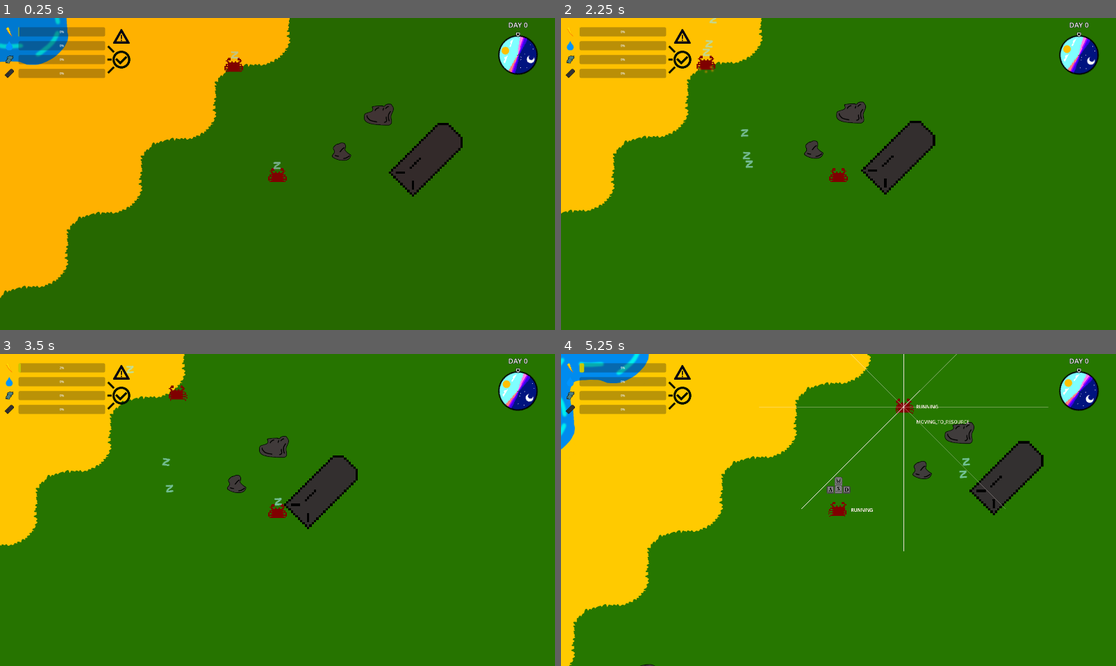
Above: before the commit, frames 1-4 (two rows, left to right).
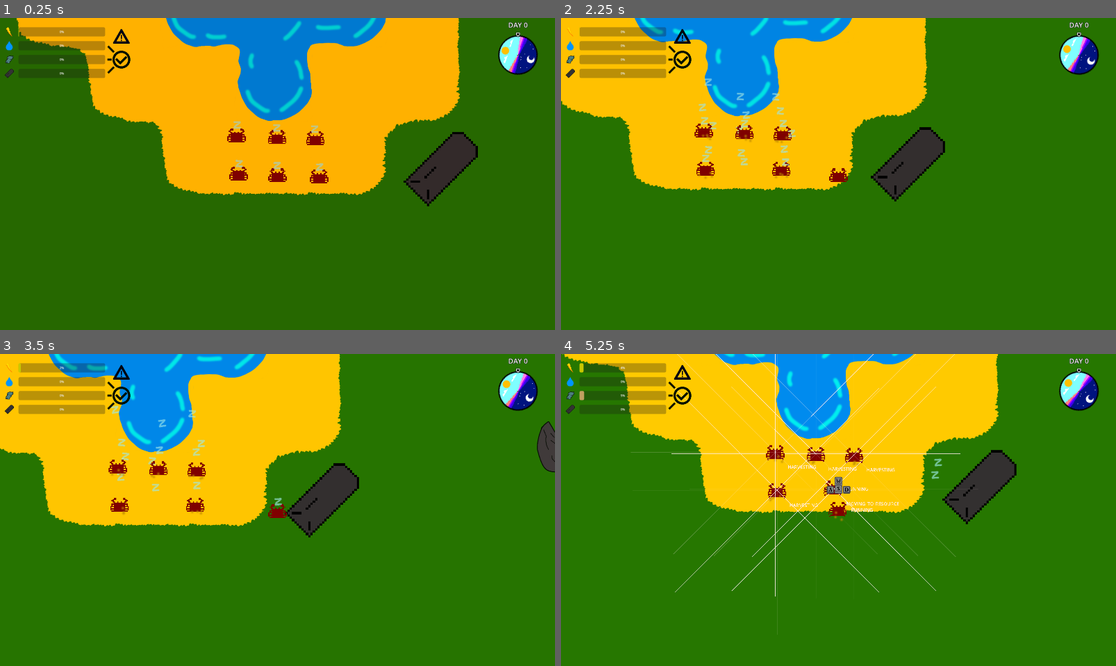
Above: after the commit, the same moments.

Repository: nporposoft/crabs-on-the-island
Game: Godot game, scene res://map/island_v1/island_v1.tscn
Same seed, same stepped clock (60 frames per second), same inputs: the game is played once before the commit and once after it.
Inputs:
- Up to frame 1 (0.25 s): no input
- Up to frame 2 (2.25 s): hold D (move_right) 0.53-1.28 s; hold F (harvest) 0.53-1.28 s; tap Q (reproduce) at 0.8, 1.35 s; hold S (move_down) 1.28-2.03 s; tap F (harvest) at 1.55 s; hold D (move_right) from 2.03 s (still down); hold Q (reproduce) from 2.03 s (still down); tap Shift (dash) at 2.1 s
- Up to frame 3 (3.5 s): release D (move_right) at 2.78 s; release Q (reproduce) at 2.78 s; hold W (move_up) from 2.78 s (still down); tap F (harvest) at 2.85 s
- Up to frame 4 (5.25 s): release W (move_up) at 3.53 s; hold E (pickup) 3.53-4.28 s; hold A (move_left) 3.53-5.03 s; tap Q (reproduce) at 3.8, 4.35 s; tap F12 (debug) at 4.15 s; tap F (harvest) at 4.55 s; hold S (move_down) from 5.03 s (still down); hold F (harvest) from 5.03 s (still down)

The runs differ from the first frame. In frame 1, 41% of the frame differs, in the area x 0-87%, y 0-90%; in frame 2, 27%; in frame 3, 25%; in frame 4, 37%.
Error in both runs: Invalid call. Nonexistent function 'drop_held' in base 'RigidBody2D (Crab)'. (res://crabs/Player.gd:40)

Commit message:
overhaul Reproduction and HUD
+reproducing now requires holding the button to conduct build process
+stopping mid-build loses the resources committed
~refactored nearly all the HUD methods

Diff:
--- a/UI/hud.gd
+++ b/UI/hud.gd
@@ -5,8 +5,11 @@
 @onready var _crab = _player.get_child(1)
 @onready var energyBar = $energy_bar
 @onready var waterBar = $water_bar
+@onready var waterCloneBar = $water_bar/water_clone_bar
 @onready var siliconBar = $silicon_bar
+@onready var siliconCloneBar = $silicon_bar/silicon_clone_bar
 @onready var ironBar = $iron_bar
+@onready var ironCloneBar = $iron_bar/iron_clone_bar
 @onready var sundial = $sundial
 @onready var dayLabel = $day_label
 
@@ -16,57 +19,116 @@
 var water_is_ready: bool = false
 var ready_to_clone: bool = false
 
-
 func _new_day():
 	dayLabel.text = "Day " + str(WorldClock.day_count)
 
-func _cobalt_light():
-	cobalt_is_ready = true
-	$cobalt_light.set_self_modulate(Color(1.0, 1.0, 1.0))
-	$cobalt_light/cobalt_glow.set_visible(true)
-	$cobalt_light/cobalt_glow.set_self_modulate(Color(0.0, 1.0, 1.0))
-
-func _iron_light():
-	iron_is_ready = true
-	$clone_light/iron_light.set_self_modulate(Color(1.0, 1.0, 1.0))
-	if silicon_is_ready and water_is_ready:
-		_clone_light()
-
-func _silicon_light():
-	silicon_is_ready = true
-	$clone_light/silicon_light.set_self_modulate(Color(1.0, 1.0, 1.0))
-	if iron_is_ready and water_is_ready:
-		_clone_light()
-
-func _water_light():
-	water_is_ready = true
-	$clone_light/water_light.set_self_modulate(Color(1.0, 1.0, 1.0))
-	if silicon_is_ready and iron_is_ready:
-		_clone_light()
-
-func _clone_light():
-	ready_to_clone = true
-	$clone_light.set_self_modulate(Color(1.0, 1.0, 1.0))
-
-func _on_crab_battery_charge_changed():
+func _update_battery() -> void:
 	energyBar.value = 100.0 * _crab._carried_resources.battery_energy / _crab._stats.battery_capacity
 
+func _update_build_prog() -> void:
+	var prog = 100.0 * _crab.buildProgress
+	waterCloneBar.value = prog
+	siliconCloneBar.value = prog
+	ironCloneBar.value = prog
+
+func _update_cobalt() -> void:
+	if _crab._carried_resources.cobalt >= _crab.cobaltTarget: cobalt_is_ready = _set_cobalt_light(true)
+	else: cobalt_is_ready = _set_cobalt_light(false)
+
+func _update_iron() -> void:
+	ironBar.value = 100.0 * _crab._carried_resources.iron / _crab.ironTarget
+	if _crab._carried_resources.iron >= _crab.ironTarget:
+		iron_is_ready = _set_iron_light(true)
+		if silicon_is_ready and water_is_ready: ready_to_clone = _set_clone_light(true)
+		else: ready_to_clone = _set_clone_light(false)
+	else:
+		if iron_is_ready: iron_is_ready = _set_iron_light(false)
+		if ready_to_clone: ready_to_clone = _set_clone_light(false)
+
+func _update_silicon() -> void:
+	siliconBar.value = 100.0 * _crab._carried_resources.silicon / _crab.siliconTarget
+	if _crab._carried_resources.silicon >= _crab.siliconTarget:
+		silicon_is_ready = _set_silicon_light(true)
+		if iron_is_ready and water_is_ready: ready_to_clone = _set_clone_light(true)
+		else: ready_to_clone = _set_clone_light(false)
+	else:
+		if silicon_is_ready: silicon_is_ready = _set_silicon_light(false)
+		if ready_to_clone: ready_to_clone = _set_clone_light(false)
+
+func _update_water() -> void:
+	waterBar.value = 100.0 * _crab._carried_resources.water / _crab.waterTarget
+	if _crab._carried_resources.water >= _crab.waterTarget:
+		water_is_ready = _set_water_light(true)
+		if silicon_is_ready and iron_is_ready: ready_to_clone = _set_clone_light(true)
+		else: ready_to_clone = _set_clone_light(false)
+	else:
+		if water_is_ready: water_is_ready = _set_water_light(false)
+		if ready_to_clone: ready_to_clone = _set_clone_light(false)
+
+func _set_cobalt_light(activate: bool) -> bool:
+	if activate:
+		$cobalt_light.set_self_modulate(Color(1.0, 1.0, 1.0))
+		$cobalt_light/cobalt_glow.set_visible(true)
+	else:
+		$cobalt_light.set_self_modulate(Color(0.0625, 0.0625, 0.0625))
+		$cobalt_light/cobalt_glow.set_visible(false)
+	return activate
+
+func _set_iron_light(activate: bool) -> bool:
+	if activate:
+		$clone_light/iron_light.set_self_modulate(Color(1.0, 1.0, 1.0))
+	else:
+		$clone_light/iron_light.set_self_modulate(Color(0.0625, 0.0625, 0.0625))
+	return activate
+
+func _set_silicon_light(activate: bool) -> bool:
+	if activate:
+		$clone_light/silicon_light.set_self_modulate(Color(1.0, 1.0, 1.0))
+	else:
+		$clone_light/silicon_light.set_self_modulate(Color(0.0625, 0.0625, 0.0625))
+	return activate
+
+func _set_water_light(activate: bool) -> bool:
+	if activate:
+		$clone_light/water_light.set_self_modulate(Color(1.0, 1.0, 1.0))
+	else:
+		$clone_light/water_light.set_self_modulate(Color(0.0625, 0.0625, 0.0625))
+	return activate
+
+func _set_clone_light(activate: bool) -> bool:
+	if activate:
+		$clone_light.set_self_modulate(Color(1.0, 1.0, 1.0))
+	else:
+		$clone_light.set_self_modulate(Color(0.0625, 0.0625, 0.0625))
+	return activate
 
 
 # Called when the node enters the scene tree for the first time.
 func _ready():
 	dayLabel.text = "Day " + str(WorldClock.day_count)
 	WorldClock.new_day_rollover.connect(_new_day)
-	_crab.cobalt_ready.connect(_cobalt_light)
-	_crab.iron_ready.connect(_iron_light)
-	_crab.silicon_ready.connect(_silicon_light)
-	_crab.water_ready.connect(_water_light)
+	_crab.cobalt_ready.connect(_set_cobalt_light)
+	_crab.iron_ready.connect(_set_iron_light)
+	_crab.silicon_ready.connect(_set_silicon_light)
+	_crab.water_ready.connect(_set_water_light)
+	_crab.carried_iron_changed.connect(_update_iron)
+	_crab.carried_cobalt_changed.connect(_update_cobalt)
+	_crab.carried_silicon_changed.connect(_update_silicon)
+	_crab.carried_water_changed.connect(_update_water)
+	_crab.battery_charge_changed.connect(_update_battery)
+	_crab.build_progress_changed.connect(_update_build_prog)
+	_update_battery()
+	_update_build_prog()
+	_update_cobalt()
+	_update_iron()
+	_update_silicon()
+	_update_water()
 
 # Called every frame. 'delta' is the elapsed time since the previous frame.
 func _process(delta):
-	waterBar.value = 100.0 * _crab._carried_resources.water / _crab.waterTarget
-	siliconBar.value = 100.0 * _crab._carried_resources.silicon / _crab.siliconTarget
-	ironBar.value = 100.0 * _crab._carried_resources.iron / _crab.ironTarget
+	#waterBar.value = 100.0 * _crab._carried_resources.water / _crab.waterTarget
+	#siliconBar.value = 100.0 * _crab._carried_resources.silicon / _crab.siliconTarget
+	#ironBar.value = 100.0 * _crab._carried_resources.iron / _crab.ironTarget
 	sundial.set_rotation(2.0 * PI * WorldClock.time)
 	if cobalt_is_ready:
 		var sizeFloat = 2.0 + 0.5 * sin(WorldClock.time * 240.0)
--- a/UI/hud.tscn
+++ b/UI/hud.tscn
@@ -32,6 +32,16 @@
 corner_radius_bottom_right = 5
 corner_radius_bottom_left = 5
 
+[sub_resource type="StyleBoxFlat" id="StyleBoxFlat_g1d2l"]
+bg_color = Color(0, 0, 0, 0)
+
+[sub_resource type="StyleBoxFlat" id="StyleBoxFlat_cvxov"]
+bg_color = Color(1, 1, 1, 0.501961)
+corner_radius_top_left = 5
+corner_radius_top_right = 5
+corner_radius_bottom_right = 5
+corner_radius_bottom_left = 5
+
 [sub_resource type="StyleBoxFlat" id="StyleBoxFlat_dv2vv"]
 bg_color = Color(0.752941, 0.627451, 0.376471, 1)
 corner_radius_top_left = 5
@@ -39,8 +49,28 @@
 corner_radius_bottom_right = 5
 corner_radius_bottom_left = 5
 
+[sub_resource type="StyleBoxFlat" id="StyleBoxFlat_r5580"]
+bg_color = Color(0, 0, 0, 0)
+
+[sub_resource type="StyleBoxFlat" id="StyleBoxFlat_t3qyx"]
+bg_color = Color(1, 1, 1, 0.501961)
+corner_radius_top_left = 5
+corner_radius_top_right = 5
+corner_radius_bottom_right = 5
+corner_radius_bottom_left = 5
+
 [sub_resource type="StyleBoxFlat" id="StyleBoxFlat_vgvjd"]
 bg_color = Color(0.12549, 0.12549, 0.12549, 1)
+corner_radius_top_left = 5
+corner_radius_top_right = 5
+corner_radius_bottom_right = 5
+corner_radius_bottom_left = 5
+
+[sub_resource type="StyleBoxFlat" id="StyleBoxFlat_jce3a"]
+bg_color = Color(0, 0, 0, 0)
+
+[sub_resource type="StyleBoxFlat" id="StyleBoxFlat_t2pt6"]
+bg_color = Color(1, 1, 1, 0.501961)
 corner_radius_top_left = 5
 corner_radius_top_right = 5
 corner_radius_bottom_right = 5
@@ -181,6 +211,15 @@
 theme_override_styles/fill = SubResource("StyleBoxFlat_wm8pw")
 value = 50.0
 
+[node name="water_clone_bar" type="ProgressBar" parent="water_bar"]
+offset_right = 300.0
+offset_bottom = 32.0
+theme_override_font_sizes/font_size = 11
+theme_override_styles/background = SubResource("StyleBoxFlat_g1d2l")
+theme_override_styles/fill = SubResource("StyleBoxFlat_cvxov")
+value = 25.0
+show_percentage = false
+
 [node name="water_label" type="Sprite2D" parent="."]
 position = Vector2(32, 96)
 texture = ExtResource("2_2ik4q")
@@ -194,6 +233,15 @@
 theme_override_styles/fill = SubResource("StyleBoxFlat_dv2vv")
 value = 50.0
 
+[node name="silicon_clone_bar" type="ProgressBar" parent="silicon_bar"]
+offset_right = 300.0
+offset_bottom = 32.0
+theme_override_font_sizes/font_size = 11
+theme_override_styles/background = SubResource("StyleBoxFlat_r5580")
+theme_override_styles/fill = SubResource("StyleBoxFlat_t3qyx")
+value = 25.0
+show_percentage = false
+
 [node name="silicon_label" type="Sprite2D" parent="."]
 modulate = Color(0.6, 1, 1, 1)
 position = Vector2(32, 144)
@@ -207,6 +255,15 @@
 theme_override_font_sizes/font_size = 11
 theme_override_styles/fill = SubResource("StyleBoxFlat_vgvjd")
 value = 50.0
+
+[node name="iron_clone_bar" type="ProgressBar" parent="iron_bar"]
+offset_right = 300.0
+offset_bottom = 32.0
+theme_override_font_sizes/font_size = 11
+theme_override_styles/background = SubResource("StyleBoxFlat_jce3a")
+theme_override_styles/fill = SubResource("StyleBoxFlat_t2pt6")
+value = 25.0
+show_percentage = false
 
 [node name="iron_label" type="Sprite2D" parent="."]
 modulate = Color(0.4, 0.4, 0.4, 1)
@@ -247,7 +304,7 @@
 
 [node name="cobalt_glow" type="Sprite2D" parent="cobalt_light"]
 visible = false
-self_modulate = Color(0.0627451, 0.0627451, 0.0627451, 1)
+self_modulate = Color(0.0627451, 1, 1, 1)
 show_behind_parent = true
 position = Vector2(0, 4)
 scale = Vector2(2, 2)
--- a/crabs/AI/CrabAI.gd
+++ b/crabs/AI/CrabAI.gd
@@ -54,7 +54,7 @@
 
 		if _crab.can_reproduce():
 			_sm.set_state(States.REPRODUCING)
-			_crab.auto_reproduce()
+			_crab.auto_reproduce(delta)
 		else:
 			_sm.set_state(States.CHARGING_BATTERY)
 		return
--- a/crabs/Crab.gd
+++ b/crabs/Crab.gd
@@ -12,7 +12,8 @@
 @export var foot_step_time_delay: float = 0.1
 
 const movementThreshold: float = 20.0
-const harvestDrain = -0.25
+const harvestDrainMult = -0.25
+const buildDrainMult = -2.0
 const material_size_mult = 10.0
 
 var crab_scene: PackedScene = preload("res://crabs/Crab.tscn")
@@ -24,6 +25,7 @@
 signal carried_silicon_changed
 signal carried_water_changed
 signal battery_charge_changed
+signal build_progress_changed
 signal cobalt_ready
 signal iron_ready
 signal silicon_ready
@@ -40,6 +42,7 @@
 var ironTarget: float
 var siliconTarget: float
 var waterTarget: float
+var buildProgress: float = 0.0
 
 var batteryEnergyTargetPercentage = 50
 
@@ -76,7 +79,8 @@
 	"move_speed": 5000.0,
 	"solar_charge_rate": 0.2,
 	"battery_capacity": 10.0,
-	"harvest_speed": 10.0 #TODO: set this back to 1.0 when done testing damage
+	"harvest_speed": 2.0, #1.0, TODO: change back after testing
+	"build_speed": 0.25 #TODO: added new dictionary element--find out where else I need to reconcile this change
 }
 
 func _ready() -> void:
@@ -92,6 +96,11 @@
 	ironTarget = _stats.size * material_size_mult
 	siliconTarget = _stats.size * material_size_mult
 	waterTarget = _stats.size * material_size_mult
+	carried_iron_changed.emit()
+	carried_cobalt_changed.emit()
+	carried_silicon_changed.emit()
+	carried_water_changed.emit()
+	battery_charge_changed.emit()
 
 	$healthBar/healthNum.set_text(str(_HP))
 
@@ -115,7 +124,7 @@
 
 
 func die() -> void:
-	#generate_chunks() #TODO: debug chunk generation (Morsel throws error when instantiated)
+	#generate_chunks(1.0, true) #TODO: debug chunk generation (Morsel throws error when instantiated)
 	get_parent().queue_free()
 
 
@@ -159,33 +168,47 @@
 		die()
 	else:
 		$healthBar.set_value(100.0 * _HP / _stats.hit_points)
-		$healthBar/healthNum.set_text(str(_HP))
-
-func generate_chunks() -> void:
-	var cobaltMass = _body_resources.cobalt + _carried_resources.cobalt
+		if DebugMode.enabled:
+			$healthBar/healthNum.set_visible(true)
+			$healthBar/healthNum.set_text(str(_HP))
+
+func generate_chunks(percent: float, include_body: bool) -> void:
+	var cobaltMass = _carried_resources.cobalt * percent
+	if include_body: cobaltMass += _body_resources.cobalt
 	while cobaltMass > 0.0:
 		var randMass = min(randf_range(_stats.size() * material_size_mult * 0.2, _stats.size() * material_size_mult * 0.5), cobaltMass)
 		cobaltMass -= randMass
-		var new_morsel = morselTemplate.instantiate()
-		$"../..".add_child(new_morsel)
-		new_morsel.set_position(Vector2(position.x, position.y))
-		new_morsel._set_resource(Morsel.MATERIAL_TYPE.COBALT, randMass, true)
-	var ironMass = _body_resources.iron + _carried_resources.iron
+		if percent < 1.0 and _carried_resources.cobalt > 0.0:
+			_carried_resources.cobalt = max(0.0, _carried_resources.cobalt - randMass)
+		#TODO: morsel generation disabled for testing elsewhere: revert later when needed
+		#var new_morsel = morselTemplate.instantiate()
+		#$"../..".add_child(new_morsel)
+		#new_morsel.set_position(Vector2(position.x, position.y))
+		#new_morsel._set_resource(Morsel.MATERIAL_TYPE.COBALT, randMass, true)
+	var ironMass = _carried_resources.iron * percent
+	if include_body: ironMass += _body_resources.iron
 	while ironMass > 0.0:
 		var randMass = min(randf_range(_stats.size() * material_size_mult * 0.2, _stats.size() * material_size_mult * 0.5), ironMass)
 		ironMass -= randMass
-		var new_morsel = morselTemplate.instantiate()
-		new_morsel._set_resource(Morsel.MATERIAL_TYPE.IRON, randMass, true)
-		$"../..".add_child(new_morsel)
-		new_morsel.set_position(Vector2(position.x, position.y))
-	var siliconMass = _body_resources.silicon + _carried_resources.silicon
+		if percent < 1.0 and _carried_resources.iron > 0.0:
+			_carried_resources.iron = max(0.0, _carried_resources.iron - randMass)
+		#TODO: morsel generation disabled for testing elsewhere: revert later when needed
+		#var new_morsel = morselTemplate.instantiate()
+		#new_morsel._set_resource(Morsel.MATERIAL_TYPE.IRON, randMass, true)
+		#$"../..".add_child(new_morsel)
+		#new_morsel.set_position(Vector2(position.x, position.y))
+	var siliconMass = _carried_resources.silicon * percent
+	if include_body: siliconMass += _body_resources.silicon
 	while siliconMass > 0.0:
 		var randMass = min(randf_range(_stats.size() * material_size_mult * 0.2, _stats.size() * material_size_mult * 0.5), siliconMass)
 		siliconMass -= randMass
-		var new_morsel = morselTemplate.instantiate()
-		new_morsel._set_resource(Morsel.MATERIAL_TYPE.SILICON, randMass, true)
-		$"../..".add_child(new_morsel)
-		new_morsel.set_position(Vector2(position.x, position.y))
+		if percent < 1.0 and _carried_resources.silicon > 0.0:
+			_carried_resources.silicon = max(0.0, _carried_resources.silicon - randMass)
+		#TODO: morsel generation disabled for testing elsewhere: revert later when needed
+		#var new_morsel = morselTemplate.instantiate()
+		#new_morsel._set_resource(Morsel.MATERIAL_TYPE.SILICON, randMass, true)
+		#$"../..".add_child(new_morsel)
+		#new_morsel.set_position(Vector2(position.x, position.y))
 
 func get_nearby_pickuppables() -> Array:
 	return ($reach_area.get_overlapping_bodies()
@@ -243,7 +266,7 @@
 	if _sm.has_state(States.OUT_OF_BATTERY):
 		stop_harvest()
 		return false
-	if cobalt_ready:
+	if _attacks_enabled:
 		var nearestCrab = get_nearest_crab()
 		if nearestCrab != null:
 			attackCrab(nearestCrab, delta)
@@ -275,7 +298,7 @@
 		stop_harvest()
 		return false
 
-	var partial_harvest = min(1.0, _carried_resources.battery_energy / (delta * -harvestDrain))
+	var partial_harvest = min(1.0, _carried_resources.battery_energy / (delta * -harvestDrainMult))
 	if _carried_resources.silicon < siliconTarget:
 		_add_silicon(partial_harvest * _stats.harvest_speed * delta, delta)
 		$Vacuum.set_color(Color(0.75, 0.6, 0.0))
@@ -289,7 +312,7 @@
 		stop_harvest()
 		return false
 
-	var partial_harvest = min(1.0, _carried_resources.battery_energy / (delta * -harvestDrain))
+	var partial_harvest = min(1.0, _carried_resources.battery_energy / (delta * -harvestDrainMult))
 	if _carried_resources.water < waterTarget:
 		_add_water(partial_harvest * _stats.harvest_speed * delta, delta)
 		$Vacuum.set_color(Color(0.0, 1.0, 1.0))
@@ -303,7 +326,7 @@
 		stop_harvest()
 		return false
 
-	var partial_harvest = min(1.0, _carried_resources.battery_energy / (delta * -harvestDrain))
+	var partial_harvest = min(1.0, _carried_resources.battery_energy / (delta * -harvestDrainMult))
 	match morsel.mat_type:
 		Morsel.MATERIAL_TYPE.COBALT:
 			if _carried_resources.cobalt < cobaltTarget: _add_cobalt(partial_harvest * morsel._extract(_stats.harvest_speed * delta), delta)
@@ -316,7 +339,7 @@
 			else: return false
 
 	$Sparks.set_emitting(true)
-	$Sparks.global_position = morsel.global_position
+	$Sparks.global_position = morsel.global_position + (global_position - morsel.global_position) * 0.5
 	$HarvestSoundEffect.play(randf_range(0, 5.0))
 	return true
 
@@ -349,20 +372,44 @@
 	return get_nearby_morsels().has(morsel)
 
 
-func auto_reproduce() -> void:
+func auto_reproduce(delta) -> bool:
 	if _sm.has_any_state([States.OUT_OF_BATTERY]):
-		return
+		return false
 
 	if can_reproduce():
-		var mutation: Dictionary = MutationEngine.get_mutation_options(_stats)
-		reproduce(mutation)
+		buildProgress += _stats.build_speed * delta
+		_modify_battery_energy(_stats.build_speed * delta * buildDrainMult)
+		if buildProgress >= 1.0:
+			var mutation: Dictionary = MutationEngine.get_mutation_options(_stats)
+			reproduce(mutation)
+			carried_cobalt_changed.emit()
+			carried_iron_changed.emit()
+			carried_silicon_changed.emit()
+			carried_water_changed.emit()
+			buildProgress = 0.0
+			build_progress_changed.emit()
+			return false
+		build_progress_changed.emit()
+		return true
+	return false
+
+func stop_reproduce() -> void:
+	if buildProgress > 0.0:
+		generate_chunks(buildProgress, false)
+		_carried_resources.water *= 1.0 - buildProgress #TODO: probably should make a remove_resource function so we don't have to write manually
+		carried_cobalt_changed.emit()
+		carried_iron_changed.emit()
+		carried_silicon_changed.emit()
+		carried_water_changed.emit()
+		buildProgress = 0.0
+		build_progress_changed.emit()
 
 
 func reproduce(mutation: Dictionary) -> void:
 	var new_stats: Dictionary = MutationEngine.apply_mutation(_stats, mutation)
 	var new_crab: Crab = crab_scene.instantiate()
 	var new_body_resources = { "iron": _carried_resources.iron, "cobalt": _carried_resources.cobalt, "silicon": _carried_resources.silicon }
-	_carried_resources = { "iron": 0.0, "cobalt": 0.0, "silicon": 0.0, "water": 0.0}
+	_carried_resources = { "iron": 0.0, "cobalt": 0.0, "silicon": 0.0, "water": 0.0, "battery_energy": 0.0 }
 	new_crab.init(new_body_resources, new_stats)
 	var new_crab_direction: Vector2 = Util.random_direction()
 	new_crab.position = position + (new_crab_direction * 20.0)
@@ -371,7 +418,6 @@
 	# NB: that probably shouldn't be happening inside the crab class, b/c it won't work for AI crabs
 	new_ai_crab.add_child(new_crab)
 	$"../..".add_child(new_ai_crab)
-	_modify_battery_energy(-_stats.battery_capacity)
 
 
 func has_reproduction_resources() -> bool:
@@ -383,7 +429,7 @@
 
 func can_reproduce() -> bool:
 	if !has_reproduction_resources(): return false
-	if 100.0 * (_carried_resources.battery_energy / _stats.battery_capacity) < batteryEnergyTargetPercentage: return false
+	#if 100.0 * (_carried_resources.battery_energy / _stats.battery_capacity) < batteryEnergyTargetPercentage: return false
 	return true
 
 
@@ -444,7 +490,7 @@
 
 func _add_cobalt(value: float, delta: float) -> void:
 	_carried_resources.cobalt = clampf(_carried_resources.cobalt + value, 0, cobaltTarget)
-	_modify_battery_energy(delta * harvestDrain)
+	_modify_battery_energy(delta * harvestDrainMult)
 	carried_cobalt_changed.emit()
 	if _carried_resources.cobalt >= cobaltTarget:
 		cobalt_ready.emit()
@@ -452,21 +498,21 @@
 
 func _add_iron(value: float, delta: float) -> void:
 	_carried_resources.iron = clampf(_carried_resources.iron + value, 0, ironTarget)
-	_modify_battery_energy(delta * harvestDrain)
+	_modify_battery_energy(delta * harvestDrainMult)
 	carried_iron_changed.emit()
 	if _carried_resources.iron >= ironTarget:
 		iron_ready.emit()
 
 func _add_silicon(value: float, delta: float) -> void:
 	_carried_resources.silicon = clampf(_carried_resources.silicon + value, 0, siliconTarget)
-	_modify_battery_energy(delta * harvestDrain)
+	_modify_battery_energy(delta * harvestDrainMult)
 	carried_silicon_changed.emit()
 	if _carried_resources.silicon >= siliconTarget:
 		silicon_ready.emit()
 
 func _add_water(value: float, delta: float) -> void:
 	_carried_resources.water = clampf(_carried_resources.water + value, 0, waterTarget)
-	_modify_battery_energy(delta * harvestDrain)
+	_modify_battery_energy(delta * harvestDrainMult)
 	carried_water_changed.emit()
 	if _carried_resources.water >= waterTarget:
 		water_ready.emit()
--- a/crabs/Crab.tscn
+++ b/crabs/Crab.tscn
@@ -183,6 +183,7 @@
 show_percentage = false
 
 [node name="healthNum" type="Label" parent="healthBar"]
+visible = false
 layout_mode = 0
 offset_top = 4.0
 offset_right = 64.0
--- a/crabs/Player.gd
+++ b/crabs/Player.gd
@@ -8,7 +8,7 @@
 	_process_dash()
 	_process_harvest(delta)
 	_process_pickup()
-	_process_reproduction()
+	_process_reproduction(delta)
 	_update_camera_position()
 
 
@@ -40,9 +40,12 @@
 			$Crab.drop_held()
 
 
-func _process_reproduction() -> void:
-	if Input.is_action_just_pressed("reproduce"):
-		$Crab.auto_reproduce()
+func _process_reproduction(delta) -> void:
+	if Input.is_action_pressed("reproduce"):
+		if !$Crab.auto_reproduce(delta):
+			$Crab.stop_reproduce()
+	if Input.is_action_just_released("reproduce"):
+		$Crab.stop_reproduce()
 
 func _update_camera_position() -> void:
 	$Camera2D.position = $Crab.position
--- a/map/island_v1/island_v1.tscn
+++ b/map/island_v1/island_v1.tscn
@@ -231,6 +231,7 @@
 [node name="tileIsland" type="TileMapLayer" parent="."]
 tile_map_data = PackedByteArray("AAD/////AAAHAAQAAAD//wAAAAAHAAQAAAAAAAAAAAAHAAQAAAABAP//AAAHAAQAAAABAP7/AAAHAAQAAAAAAP …(17552 unchanged characters)…
 tile_set = SubResource("TileSet_lgr6q")
+metadata/_edit_lock_ = true
 
 [node name="hud" parent="." node_paths=PackedStringArray("_player") instance=ExtResource("6_63d84")]
 _player = NodePath("../Player")
@@ -238,62 +239,78 @@
 [node name="Player" parent="." instance=ExtResource("2_0en58")]
 
 [node name="Crab" parent="Player" instance=ExtResource("3_s85qb")]
-position = Vector2(-1960, -517)
-
-[node name="resource" parent="." instance=ExtResource("6_2lyxb")]
-position = Vector2(1494, -1050)
+position = Vector2(269, -709)
+
+[node name="resource0" parent="." instance=ExtResource("6_2lyxb")]
+position = Vector2(-656, 830)
+mat_type = 0
+
+[node name="resource1" parent="." instance=ExtResource("6_2lyxb")]
+position = Vector2(1490, -1418)
 mat_type = 1
 
 [node name="resource2" parent="." instance=ExtResource("6_2lyxb")]
-position = Vector2(-1447, -566)
+position = Vector2(-1638, -1261)
 mat_type = 1
 
 [node name="resource3" parent="." instance=ExtResource("6_2lyxb")]
-position = Vector2(-2111, 1392)
+position = Vector2(-2547, -86)
 mat_type = 1
 
 [node name="resource4" parent="." instance=ExtResource("6_2lyxb")]
-position = Vector2(1101, 1756)
+position = Vector2(470, 1852)
 mat_type = 1
 
 [node name="resource5" parent="." instance=ExtResource("6_2lyxb")]
-position = Vector2(3, 787)
-mat_type = 0
+position = Vector2(-1859, 1476)
+mat_type = 1
+
+[node name="resource6" parent="." instance=ExtResource("6_2lyxb")]
+position = Vector2(834, -726)
+mat_type = 1
+
+[node name="resource7" parent="." instance=ExtResource("6_2lyxb")]
+position = Vector2(2340, 780)
+mat_type = 1
 
 [node name="AICrab" parent="." instance=ExtResource("7_kumyt")]
 
 [node name="Crab" parent="AICrab" instance=ExtResource("3_s85qb")]
-position = Vector2(-2111, -899)
+position = Vector2(134, -715)
 
 [node name="AICrab2" parent="." instance=ExtResource("7_kumyt")]
 
 [node name="Crab" parent="AICrab2" instance=ExtResource("3_s85qb")]
-position = Vector2(2298, -1217)
+position = Vector2(268, -841)
 
 [node name="AICrab3" parent="." instance=ExtResource("7_kumyt")]
 
 [node name="Crab" parent="AICrab3" instance=ExtResource("3_s85qb")]
-position = Vector2(-2613, 1674)
+position = Vector2(128, -847)
 
 [node name="AICrab4" parent="." instance=ExtResource("7_kumyt")]
 
 [node name="Crab" parent="AICrab4" instance=ExtResource("3_s85qb")]
-position = Vector2(1611, 1093)
+position = Vector2(400, -837)
 
 [node name="AICrab5" parent="." instance=ExtResource("7_kumyt")]
 
 [node name="Crab" parent="AICrab5" instance=ExtResource("3_s85qb")]
-position = Vector2(-450, 2380)
+position = Vector2(413, -705)
 
 [node name="sandArea" type="Area2D" parent="."]
+metadata/_edit_lock_ = true
 
 [node name="CollisionPolygon2D" type="CollisionPolygon2D" parent="sandArea"]
 polygon = PackedVector2Array(-4997, 135, -4979, 378, -4215, 379, -4216, 1145, -4481, 1168, -4481, 1397, -4224, 1420, -4 …(1805 unchanged characters)…
+metadata/_edit_lock_ = true
 
 [node name="waterArea" type="Area2D" parent="."]
+metadata/_edit_lock_ = true
 
 [node name="CollisionPolygon2D" type="CollisionPolygon2D" parent="waterArea"]
 polygon = PackedVector2Array(-119, -2197, -662, -2204, -669, -1999, -1596, -1979, -1628, -2204, -1833, -2253, -1886, -2 …(847 unchanged characters)…
+metadata/_edit_lock_ = true
 
 [connection signal="battery_charge_changed" from="Player/Crab" to="hud" method="_on_crab_battery_charge_changed"]
 
Not shown: 1 places in UI/hud.tscn that only renumber resources
